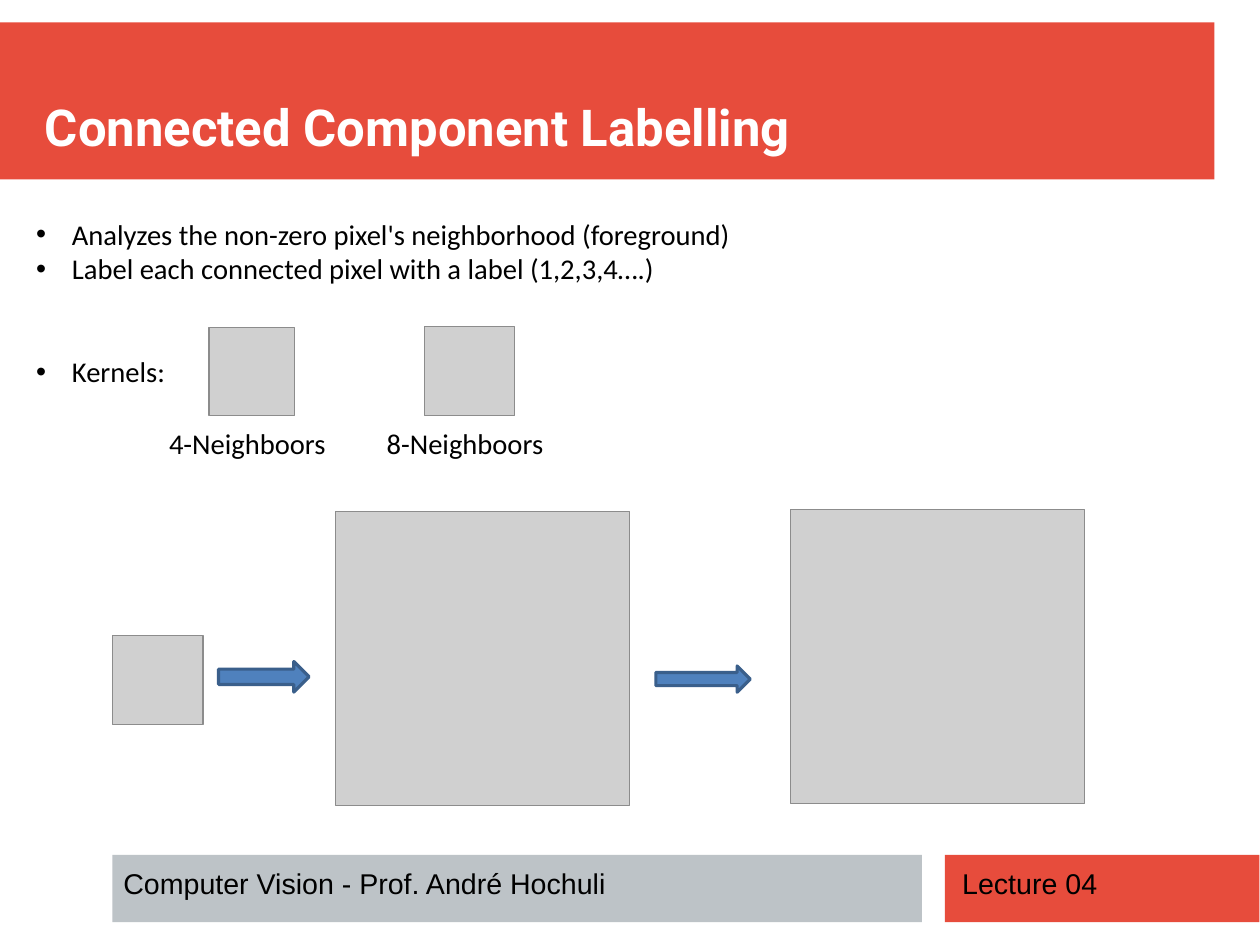
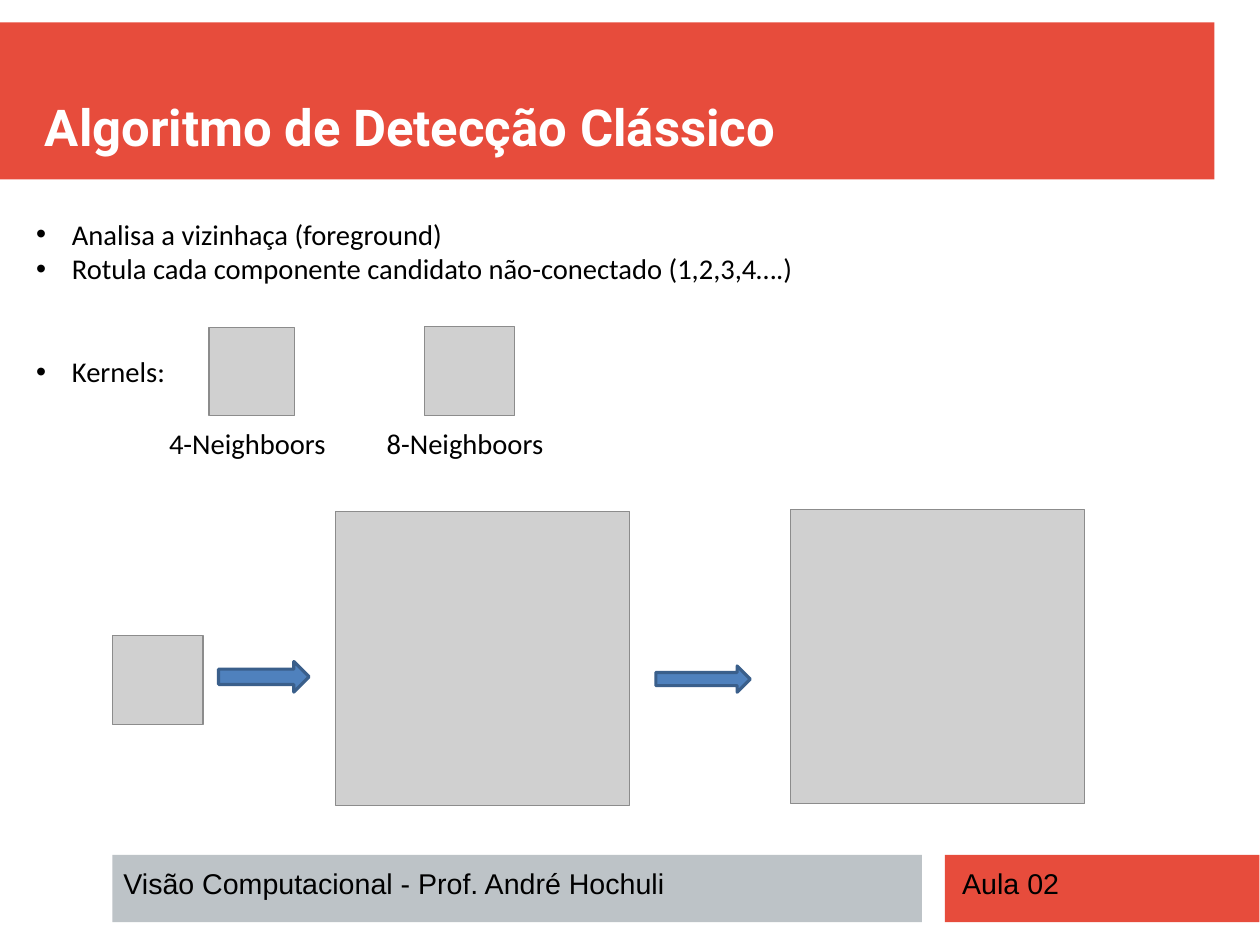
Before and after one commit to andrehochuli/teaching, a slide deck: slide 13 of Visão Computacional/Aula 02 - Filtros e Extração de Características/Aula 02 - Filtros e Extração de Características.pptx (slide 11 before the commit). Drawn at 1260x945 pixels with LibreOffice and Linux fonts; fonts in the diff are those of the drawing; grey boxes stand for pictures. Boxes give left, top, right and bottom in pixels: in the first picture for what was removed or moved away, otherwise in the second. Text is boxed around its words. In the diff, an @@ line names an element or a change of style, - is before the commit and + after.

Commit message:
Update Aula 02

```diff
--- a/Visão Computacional/Aula 02 - Filtros e Extração de Características/Aula 02 - Filtros e Extração de Características.pptx
+++ b/Visão Computacional/Aula 02 - Filtros e Extração de Características/Aula 02 - Filtros e Extração de Características.pptx
@@ text at bbox=[45, 108, 775, 158]: text changed @@
-Connected Component Labelling
+Algoritmo de Detecção Clássico
@@ text at bbox=[72, 224, 792, 284]: text changed @@
-• Analyzes the non-zero pixel's neighborhood (foreground)
-• Label each connected pixel with a label (1,2,3,4….)
+• Analisa a vizinhaça (foreground)
+• Rotula cada componente candidato não-conectado (1,2,3,4….)
@@ text at bbox=[123, 873, 664, 900]: text changed @@
-Computer Vision - Prof. André Hochuli
+Visão Computacional - Prof. André Hochuli
@@ text at bbox=[962, 873, 1059, 895]: text changed @@
-Lecture 04
+Aula 02
```
Also in this commit, not shown: 33 other slides changed, 4 slides added, 1 slide removed, 2 other files.
